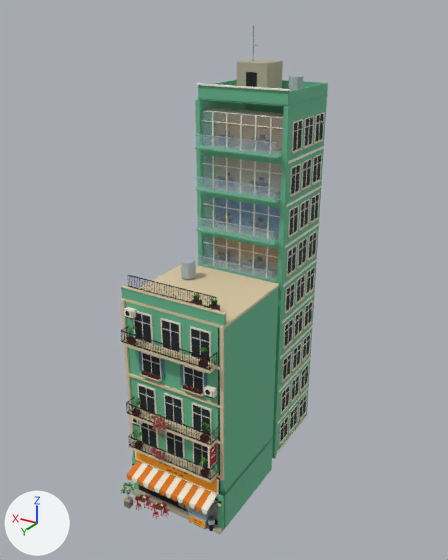
Two versions of the FBX model Assets/PhoViet/Art/Streets/PV_StreetShop07.fbx, one commit apart.
Before and after are seen from a 50 mm lens placed at (-22.4, 34.2, 35.4), pointed at (0.0, -3.0, 16.8). Every picture has the same lights, and +X, +Y and +Z are marked at lower left. The picture after the commit comes second. Objects named as collision shapes, trigger or cutter boxes, shadow casters or lower levels of detail are left out. Where no turn or scale is listed for an object, it has been applied to the vertices. Vertices at exactly the same position are counted once.

Objects in the first picture: 'PV_StreetShop07_LOD0'.
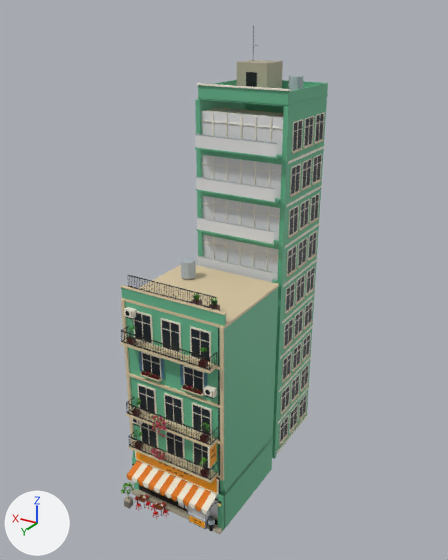
What differs and where, as boxes (x1, y1, x2, y2) in the pictures (448 x 560 px):
'PV_StreetShop07_LOD0', surface changed, recoloured
    both: (130, 108, 324, 523)
part 1 of me_pv_streetshop07_lod0, surface changed
    both: (164, 443, 217, 521)

The edits, one by one:
In material 'PV_StreetAtlas' (mat_pv_streetatlas), roughness goes from 0.78 to 0.5.
In material 'PV_StreetGlass' (mat_pv_streetglass), alpha goes from 0.25 to 1.0.
Material 'PV_StreetGlass' (mat_pv_streetglass) changes colour from blue #c0deeb to white #e7e7e7; in linear values from (0.53, 0.73, 0.828) to (0.8, 0.8, 0.8).
me_pv_streetshop07_lod0 has 22809 vertices, 17479 faces and spans x -4.2..4.2, y -12.5..6.2, z 0.0..34.6.
me_pv_streetshop07_lod0 is used by ob_pv_streetshop07_lod0; location (0.0, 0.0, 0.0).
me_pv_streetshop07_lod0 part 1: texture (UV) coordinates of 530 of 17479 faces, centred in x -3.6..1.5, y 4.0..4.9, z 0.6..7.9, changed; they spanned u 0.06..0.06, v 0.19..0.44 and now span u 0.19..0.56, v 0.44..0.44.
